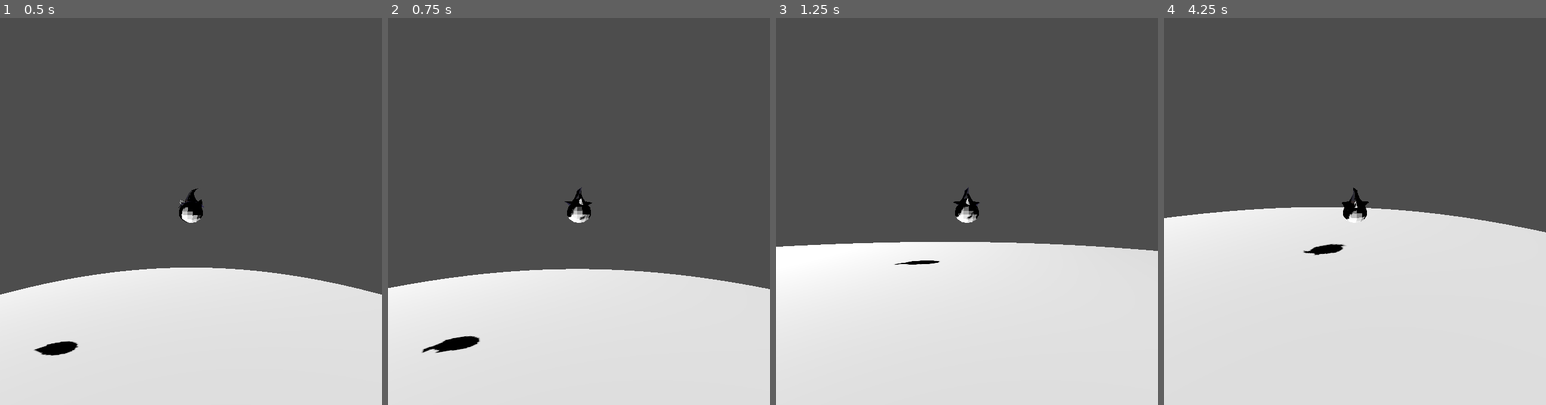
Above: before the commit, frames 1-4 (left to right).
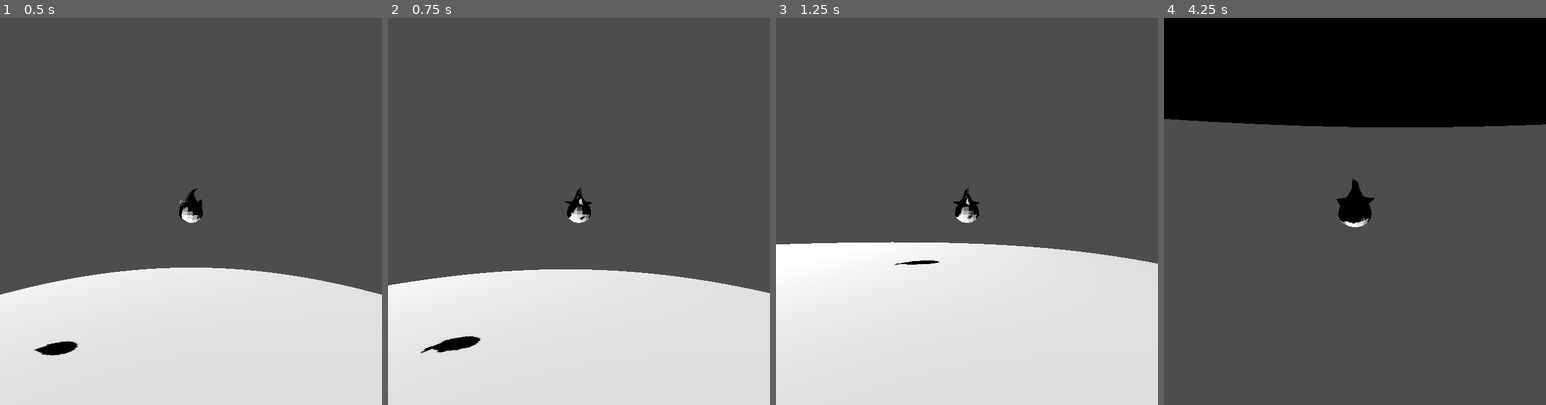
Above: after the commit, the same moments.

Repository: XMNNguyen/Godot-Wild-Jam-92
Game: Godot game, scene res://Scenes/main.tscn
Same seed, same stepped clock (60 frames per second), same inputs: the game is played once before the commit and once after it.
Inputs (mouse positions are in pixels of both pictures, inside the frame that each line leads up to):
- Up to frame 1 (0.5 s): no input
- Up to frame 2 (0.75 s): move the mouse to (663, 192) at 0.52 s; hold D (move_right) from 0.53 s (still down); tap Shift (dash) at 0.6 s
- Up to frame 3 (1.25 s): keep holding D (move_right); tap Space (jump) at 0.77 s
- Up to frame 4 (4.25 s): move the mouse to (1278, 230) at 1.27 s; release D (move_right) at 1.28 s; hold S (move_down) 1.28-2.03 s; tap Shift (dash) every 0.75 s from 1.35 to 3.6 s; tap Space (jump) at 1.52, 3.02, 3.77 s; move the mouse to (1393, 126) at 2.02 s; hold D (move_right) 2.03-2.78 s; move the mouse to (1335, 288) at 2.77 s; hold W (move_up) 2.78-3.53 s; move the mouse to (1469, 269) at 3.52 s; hold A (move_left) from 3.53 s (still down)

Frame 1 is identical in both runs. In frame 2, 0.5% of the frame differs, in the area x 0-100%, y 43-87%; in frame 3, 0.9%; in frame 4, 77%, in the area x 0-100%, y 0-100%.

Commit message:
added dashing

Diff:
--- a/godot-wild-jam-92/Scripts/player.gd
+++ b/godot-wild-jam-92/Scripts/player.gd
@@ -4,9 +4,9 @@
 @export var JUMP_VELOCITY : float = 4.5
 @export var GRAVITY : float = 500
 @export var CAMERA_ZOOM_RATIO : float = 0.75
-@export var DASH_SPEED : float = 20
+@export var DASH_SPEED : float = 20.0
 @export var ACCELERATION : float = 15.0
-@export var SLOW_DOWN : float = 12.0
+@export var SLOW_DOWN : float = 40.0
 
 var score := 0
 var num_jumps := 2
@@ -55,9 +55,12 @@
 		$Pivot.basis = $Pivot.basis.slerp(target_basis, 0.2)
 
 		# handle dashing
-	else:
-		velocity.x = move_toward(velocity.x, 0, SLOW_DOWN * delta)
-		velocity.z = move_toward(velocity.z, 0, SLOW_DOWN * delta)
+		if Input.is_action_just_pressed("dash"):
+			speed += DASH_SPEED
+	elif is_on_floor():
+		var slow_down = speed + SLOW_DOWN
+		velocity.x = move_toward(velocity.x, 0, slow_down * delta)
+		velocity.z = move_toward(velocity.z, 0, slow_down * delta)
 
 	if velocity == Vector3(0, 0, 0):
 		speed = 0
